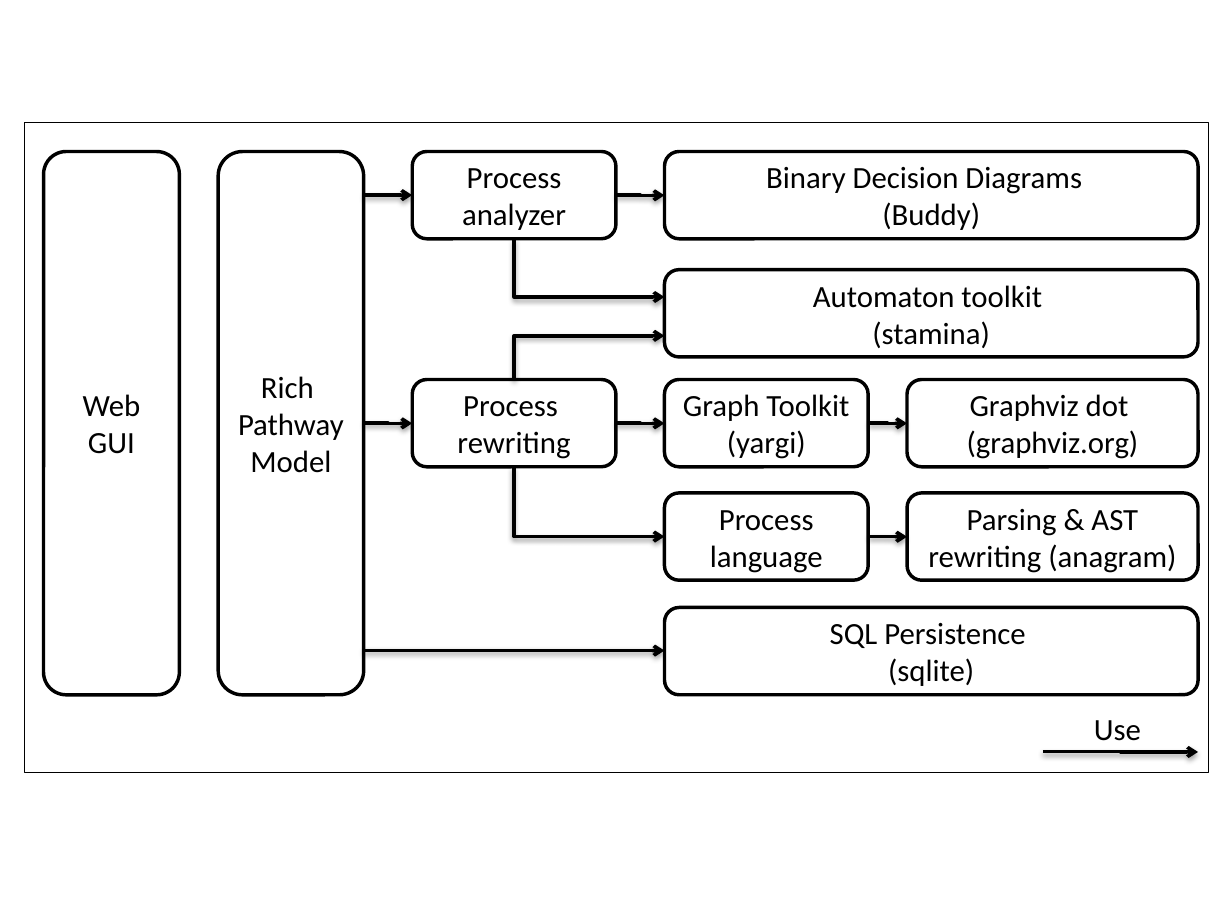
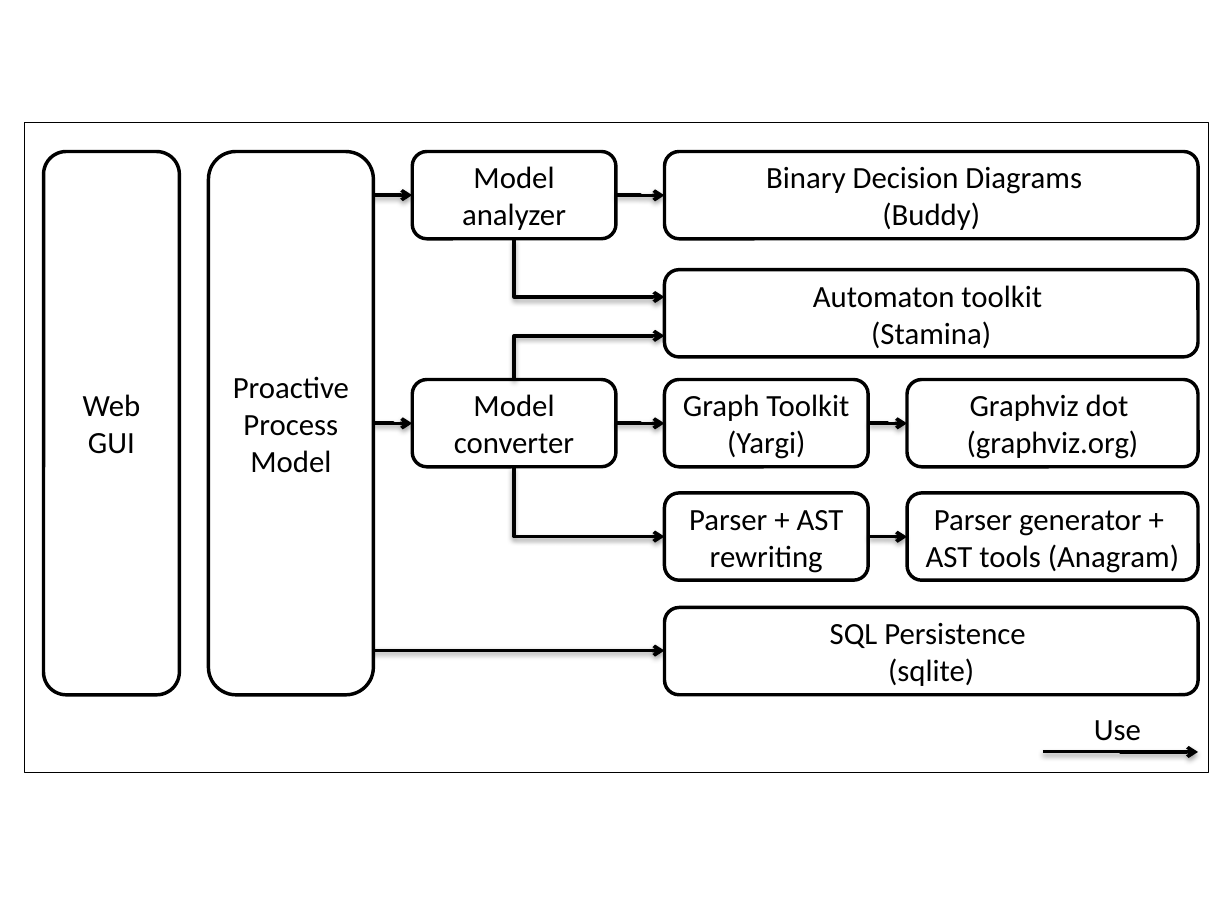
Before and after one commit to blambeau/phd, a slide deck: slide 20 of writing/images/train.pptx. Drawn at 1232x924 pixels with LibreOffice and Linux fonts; fonts in the diff are those of the drawing. Boxes give left, top, right and bottom in pixels: in the first picture for what was removed or moved away, otherwise in the second. Text is boxed around its words. In the diff, an @@ line names an element or a change of style, - is before the commit and + after.

```diff
--- a/writing/images/train.pptx
+++ b/writing/images/train.pptx
@@ rounded rectangle "Proactive": place and size @@
-rounded rectangle "Proactive" at <box>218,152,363,695</box>
+rounded rectangle "Proactive" at <box>208,152,373,695</box>
@@ text in rounded rectangle at <box>473,166,554,189</box>: text changed @@
-Process
+Model
@@ text in rounded rectangle at <box>813,285,1042,348</box>: text changed @@
-Automaton toolkit
-(stamina)
+Automaton toolkit
+(Stamina)
@@ text in rounded rectangle at <box>233,376,349,473</box>: text changed @@
-Rich
-Pathway Model
+Proactive
+Process
+Model
@@ text in rounded rectangle at <box>454,394,574,454</box>: text changed @@
-Process
-rewriting
+Model
+converter
@@ elbow arrow moved from (363, 424) - (413, 424) to (373, 424) - (413, 424) @@
@@ text in rounded rectangle at <box>727,430,805,459</box>: text changed @@
-(yargi)
+(Yargi)
@@ text in rounded rectangle at <box>689,510,844,573</box>: text changed @@
-Process
-language
+Parser + AST rewriting
@@ text in rounded rectangle at <box>926,510,1179,573</box>: text changed @@
-Parsing & AST rewriting (anagram)
+Parser generator + AST tools (Anagram)
```
Also in this commit, not shown: 1 other slide changed, 1 slide added, 2 other files.
